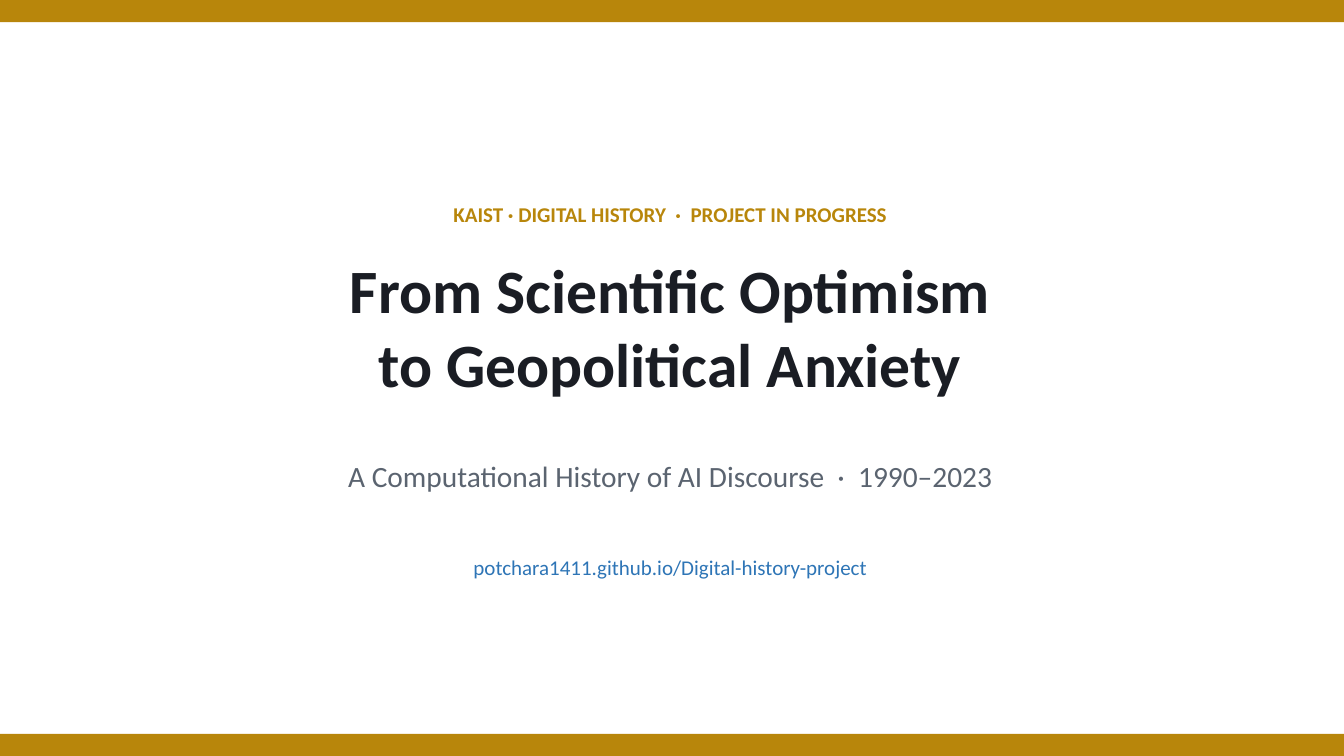
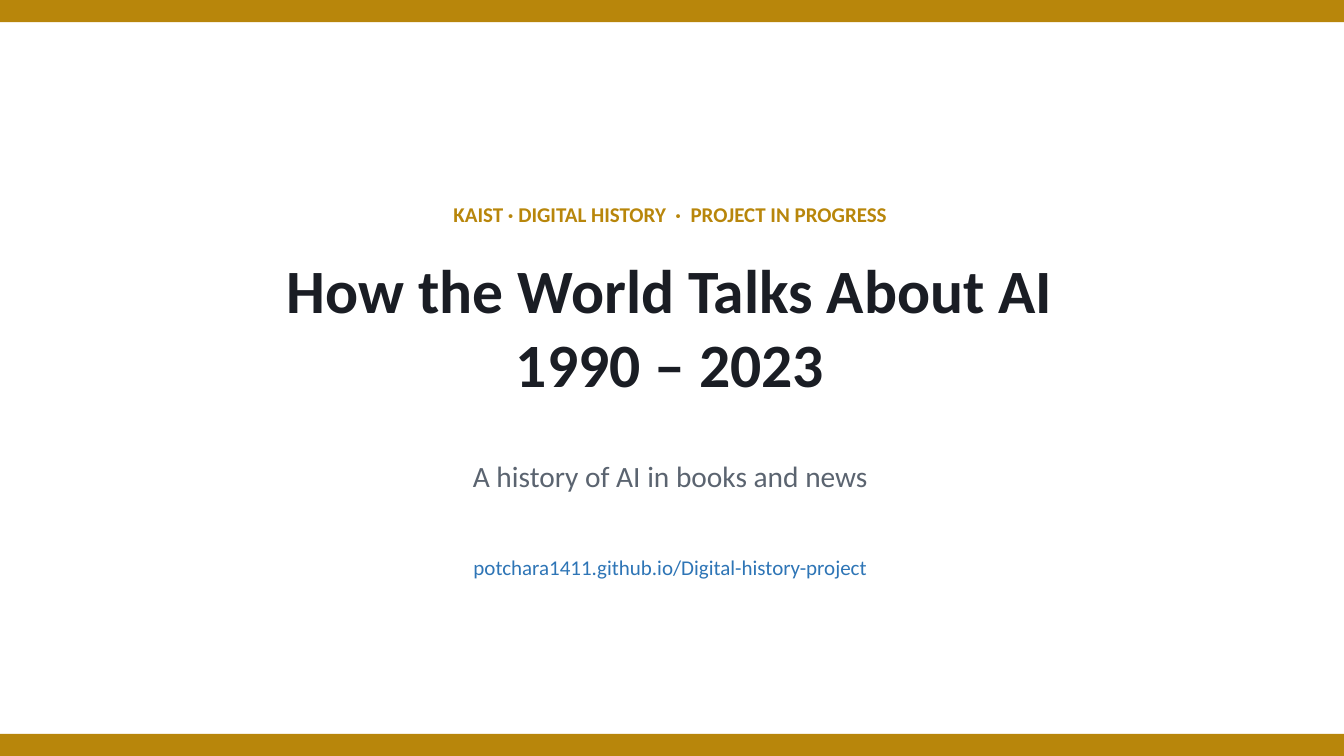
Before and after one commit to Potchara1411/Digital-history-project, a slide deck: slide 1 of ai_discourse_4min.pptx. Drawn at 1344x756 pixels with LibreOffice and Linux fonts; fonts in the diff are those of the drawing. Boxes give left, top, right and bottom in pixels: in the first picture for what was removed or moved away, otherwise in the second. Text is boxed around its words. In the diff, an @@ line names an element or a change of style, - is before the commit and + after.

```diff
--- a/ai_discourse_4min.pptx
+++ b/ai_discourse_4min.pptx
@@ text at box(287, 269, 1053, 388): text changed @@
-From Scientific Optimism
-to Geopolitical Anxiety
+How the World Talks About AI
+1990 – 2023
@@ text at box(473, 466, 867, 492): text changed @@
-A Computational History of AI Discourse · 1990–2023
+A history of AI in books and news
```
Also in this commit, not shown: 6 other slides changed, 2 other files.
